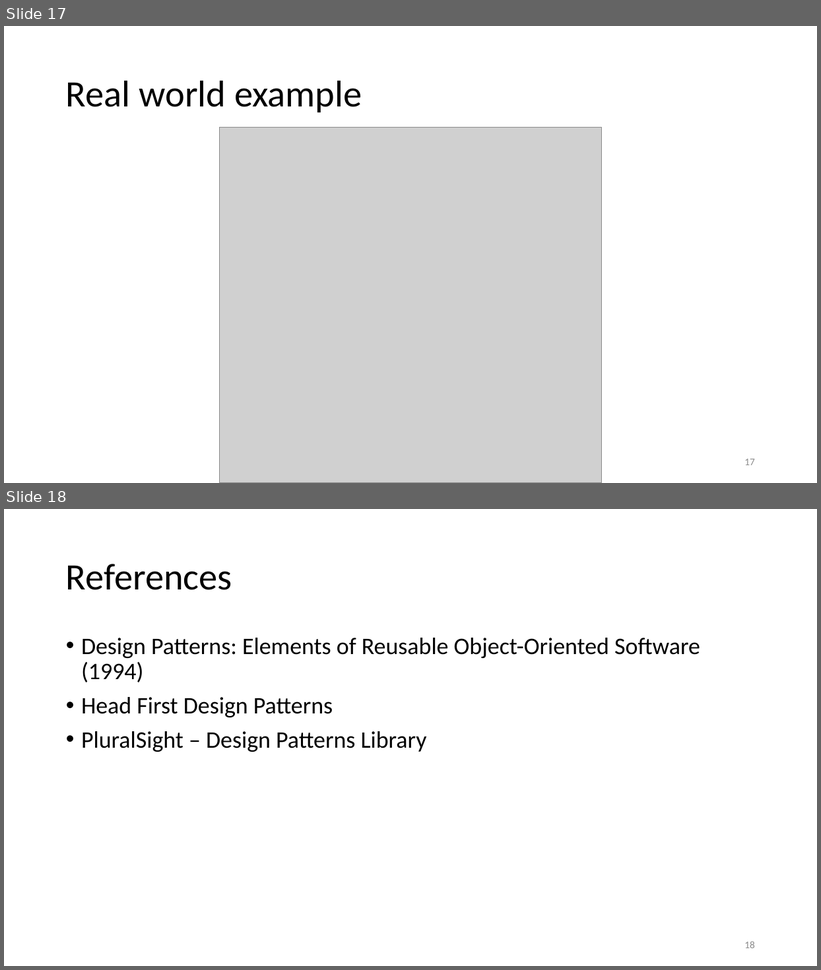
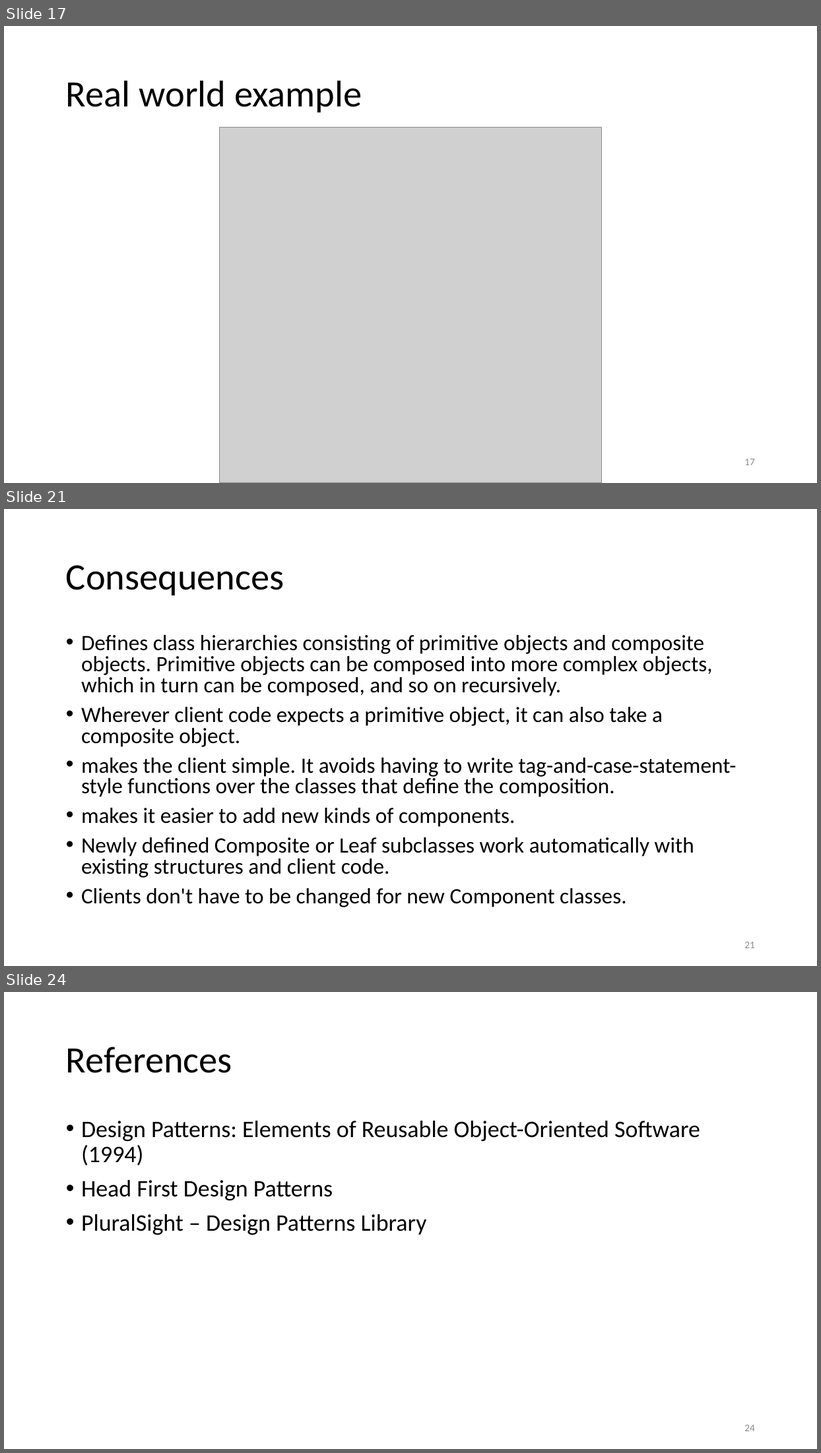
Before and after one commit to esziger/design_patterns, a slide deck: DP02_Bridge_Pattern.pptx. Shown one above the other, each under a label of ours: slides 17 and 18 before the commit, slides 17, 21 and 24 after it; the slides between them are not shown. The pictures are 821x970 and 821x1453 pixels, drawn with LibreOffice and Linux fonts; fonts in the diff are those of the drawing; grey boxes stand for pictures. Boxes give left, top, right and bottom in pixels: in the first picture for what was removed or moved away, otherwise in the second. Text is boxed around its words. In the diff, an @@ line names an element or a change of style, - is before the commit and + after.

```diff
--- a/DP02_Bridge_Pattern.pptx
+++ b/DP02_Bridge_Pattern.pptx
@@ slide 21 added at (4, 509, 817, 966), background #FFFFFF @@
@@ title added at (66, 565, 284, 595), 44 pt, text #000000 @@
+Consequences
@@ text added at (81, 635, 737, 908), 25.9 pt, text #000000 @@
+• Defines class hierarchies consisting of primitive objects and composite objects. Primitive objects can be composed into more complex objects, which in turn can be composed, and so on recursively.
+• Wherever client code expects a primitive object, it can also take a composite object.
+• makes the client simple. It avoids having to write tag-and-case-statement-style functions over the classes that define the composition.
+• makes it easier to add new kinds of components.
+• Newly defined Composite or Leaf subclasses work automatically with existing structures and client code.
+• Clients don't have to be changed for new Component classes.
@@ page number added at (745, 942, 755, 949), 12 pt, text #8C8C8C @@
+21
@@ what was slide 18 is now slide 24 @@
@@ page number at (745, 1425, 755, 1432): text changed @@
-18
+24
```
Also in this commit, not shown: 4 slides changed, 5 other slides added.
